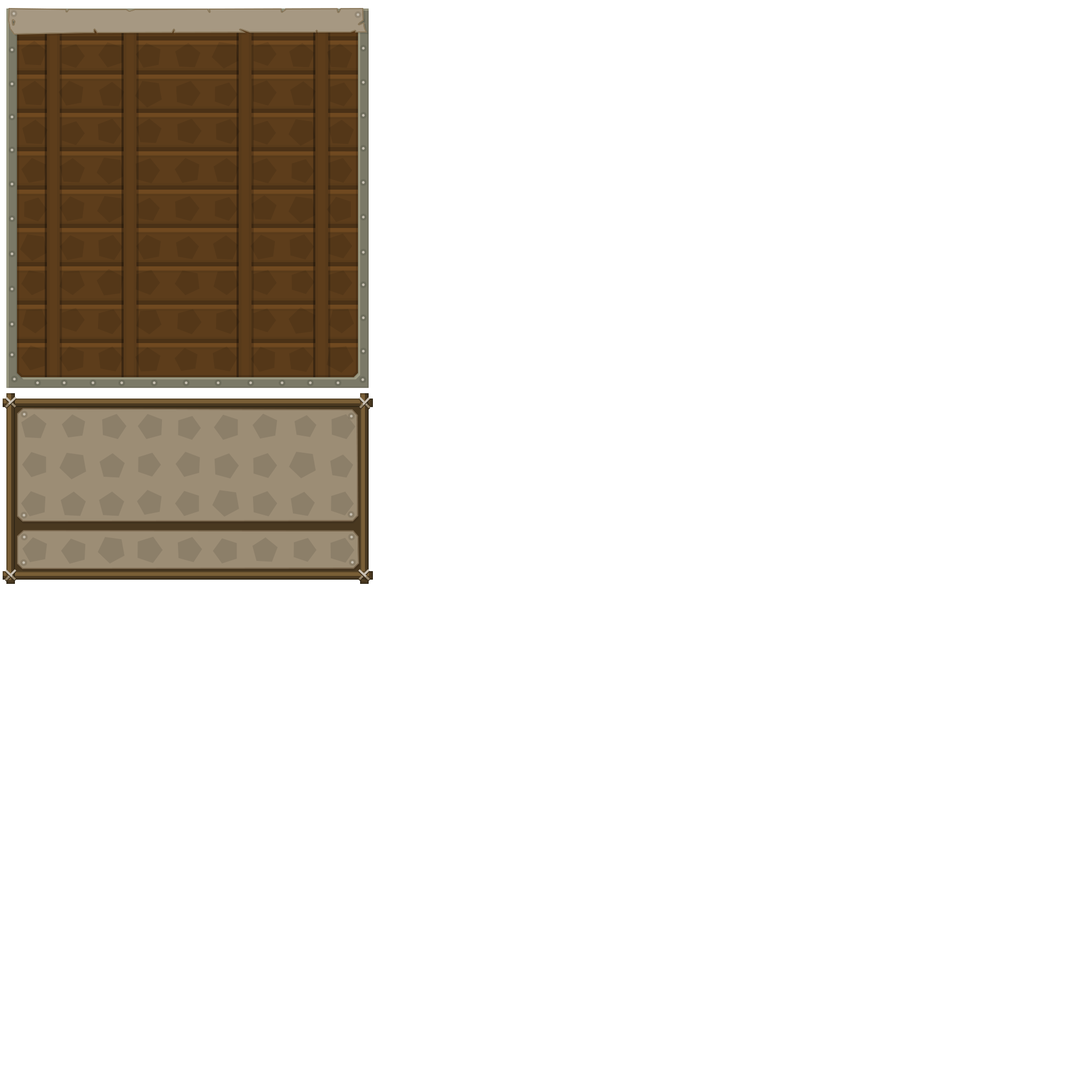
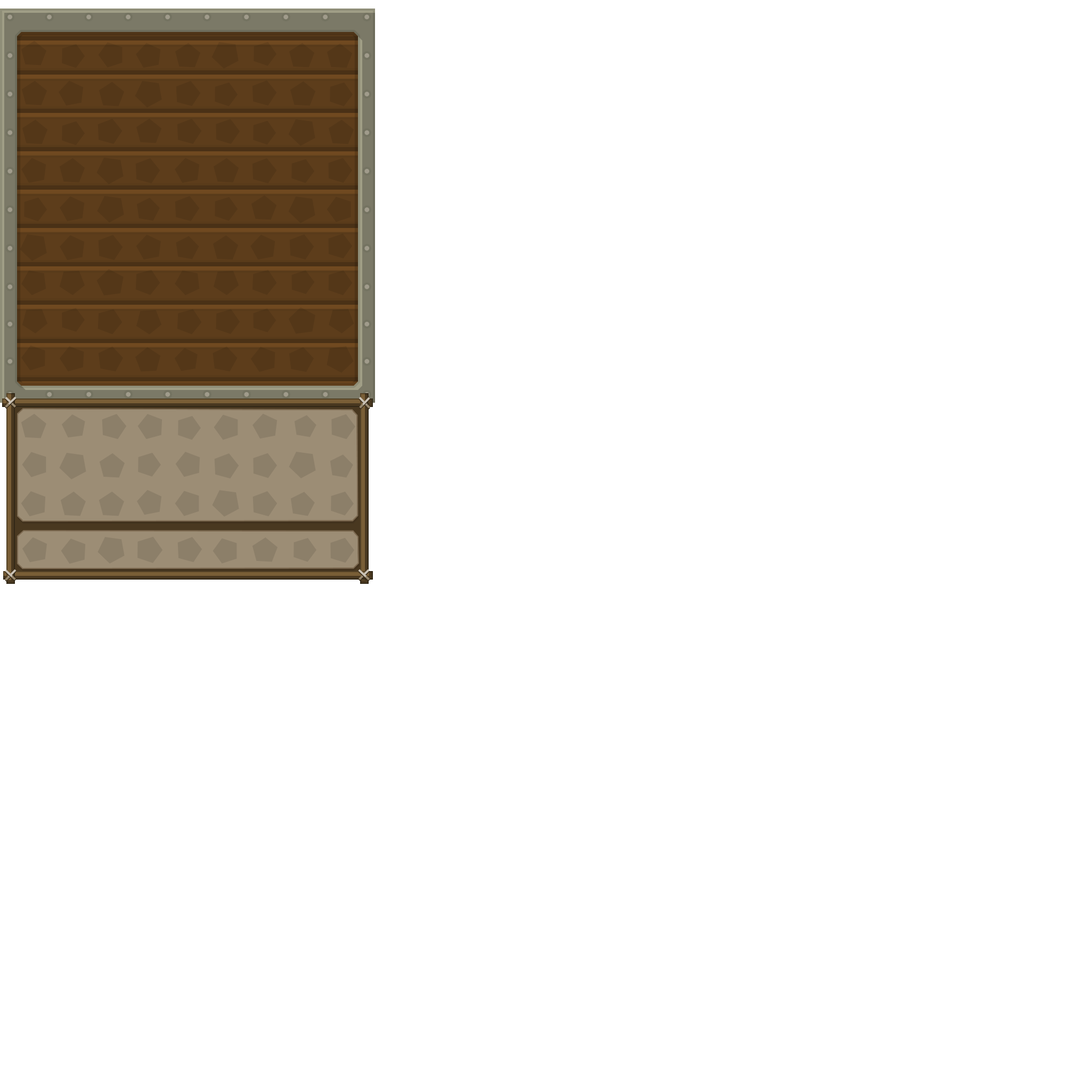
Layers edited between the first and the second 1091×1091 image:
painted on "Forme 12" over [left=358, top=569, right=370, bottom=581]
painted on "Forme 13" over [left=358, top=569, right=370, bottom=581]
painted on "Forme 11" over [left=4, top=569, right=16, bottom=581]
painted on "Forme 10" over [left=4, top=569, right=17, bottom=581]
painted on "Forme 18" over [left=359, top=397, right=371, bottom=409]
painted on "Forme 17" over [left=358, top=397, right=371, bottom=409]
painted on "Forme 16" over [left=4, top=396, right=17, bottom=409]
painted on "Forme 15" over [left=4, top=397, right=16, bottom=408]
painted on "Forme 3" over [left=2, top=571, right=374, bottom=581]
painted on "Forme 1" over [left=2, top=398, right=374, bottom=408]
hid group "title" (2 layers) over [left=7, top=7, right=376, bottom=35]
painted on "Forme 21 copy" (1st of 2, in "title") over [left=356, top=13, right=376, bottom=16]
painted on "Forme 341 copie 2" over [left=7, top=7, right=376, bottom=34]
renamed "Forme 21" to "Forme 21 copy", opacity 100% → 50%, painted on it over [left=7, top=14, right=370, bottom=565]
painted on "Forme 20" over [left=20, top=413, right=356, bottom=564]
painted on "Forme 19" over [left=16, top=408, right=360, bottom=570]
painted on "Forme 339" over [left=0, top=8, right=376, bottom=403]
hid "Forme 325 copie", painted on it over [left=46, top=17, right=376, bottom=385]
painted on "Forme 10 copie 8" over [left=8, top=36, right=376, bottom=386]
painted on "Forme 326" over [left=0, top=8, right=376, bottom=403]
painted on "Forme 14" over [left=12, top=402, right=367, bottom=577]
